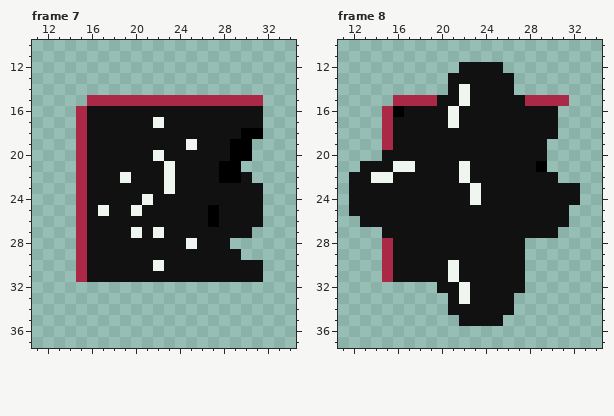
Edited in one commit: pixel-art file (Assets/White Scape/Assets/Slime.ase). This is how it looked before the edit.
48x48 pixels, 9 frames. Shown: frame 7: x 11..34, y 10..37; frame 8: x 11..34, y 10..37. The commit also changed other frames, which this record leaves out.
Once edited:
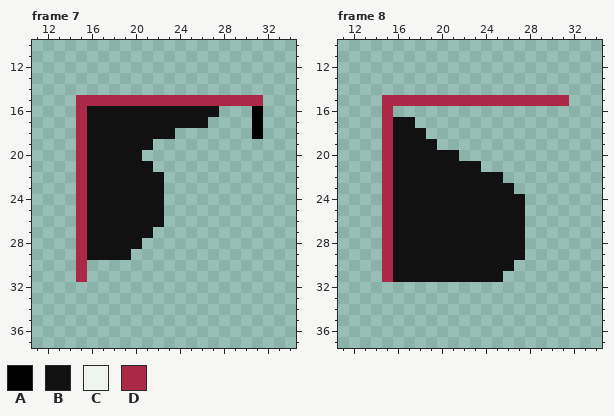
Palette (. is transparent): A #000000  B #111111  C #eff5ef  D #ac2847
The edit:
layer "Idle_Down" now hidden
layer "Idle_Side" now hidden
layer "Idle_Up" now hidden
layer "Idle_To_Fly_Side_Trans" now hidden
layer "Idle_To_Fly_Up_Trans" now hidden
layer "Idle_To_Fly_Down_Trans" now hidden
layer "Side_to_Up" added
Frame 7:
y 15: x 15 . -> D
y 16: x 28..31 BBBB -> ...A
y 17: x 22 C -> B; x 27..31 BBBBB -> ....A
y 18: x 24..30 BBBBBBA -> .......
y 19: x 22..30 BBBCBBBAA -> .........
y 20: x 21..30 BCBBBBBBAA -> ..........
y 21: x 22..29 BCBBBBAA -> ........
y 22: x 19 C -> B; x 23..30 CBBBBAAB -> ........
y 23: x 23..31 CBBBBBBBB -> .........
y 24: x 21 C -> B; x 23..31 BBBBBBBBB -> .........
y 25: x 17 C -> B; x 20 C -> B; x 23..31 BBBBABBBB -> .........
y 26: x 23..31 BBBBABBBB -> .........
y 27: x 20 C -> B; x 22..30 CBBBBBBBB -> .........
y 28: x 21..28 BBBBCBBB -> ........
y 29: x 20..29 BBBBBBBBBB -> ..........
y 30: x 16..31 BBBBBBCBBBBBBBBB -> ................
y 31: x 16..31 BBBBBBBBBBBBBBBB -> ................
Frame 8:
y 12: x 22..25 BBBB -> ....
y 13: x 21..26 BBBBBB -> ......
y 14: x 21..26 BCBBBB -> ......
y 15: x 15 . -> D; x 20..27 BBCBBBBB -> DDDDDDDD
y 16: x 16..30 ABBBBCBBBBBBBBB -> ...............
y 17: x 18..30 BBBCBBBBBBBBB -> .............
y 18: x 19..30 BBBBBBBBBBBB -> ............
y 19: x 20..29 BBBBBBBBBB -> ..........
y 20: x 15 B -> D; x 22..29 BBBBBBBB -> ........
y 21: x 13..17 BBBCC -> ..DBB; x 22 C -> B; x 24..29 BBBBBA -> ......
y 22: x 12..15 BBCC -> ...D; x 22 C -> B; x 26..30 BBBBB -> .....
y 23: x 12..15 BBBB -> ...D; x 23 C -> B; x 27..32 BBBBBB -> ......
y 24: x 12..15 BBBB -> ...D; x 23 C -> B; x 28..32 BBBBB -> .....
y 25: x 12..15 BBBB -> ...D; x 28..31 BBBB -> ....
y 26: x 13..15 BBB -> ..D; x 28..31 BBBB -> ....
y 27: x 15 B -> D; x 28..30 BBB -> ...
y 30: x 21 C -> B; x 27 B -> .
y 31: x 21 C -> B; x 26..27 BB -> ..
y 32: x 20..27 BBCBBBBB -> ........
y 33: x 21..26 BCBBBB -> ......
y 34: x 21..26 BBBBBB -> ......
y 35: x 22..25 BBBB -> ....
Boxes around the changes in both pictures, in picture pixels (x1, y1, x2, y2):
added: (76, 95, 87, 106)
changed: (87, 106, 263, 282)
changed: (349, 62, 580, 326)
